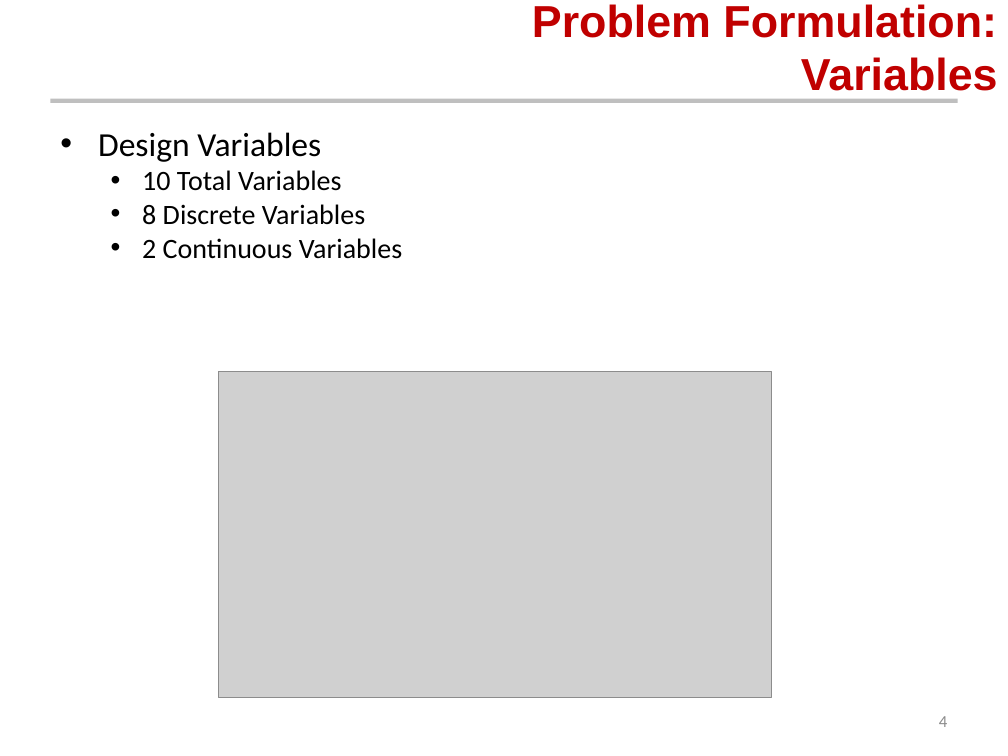
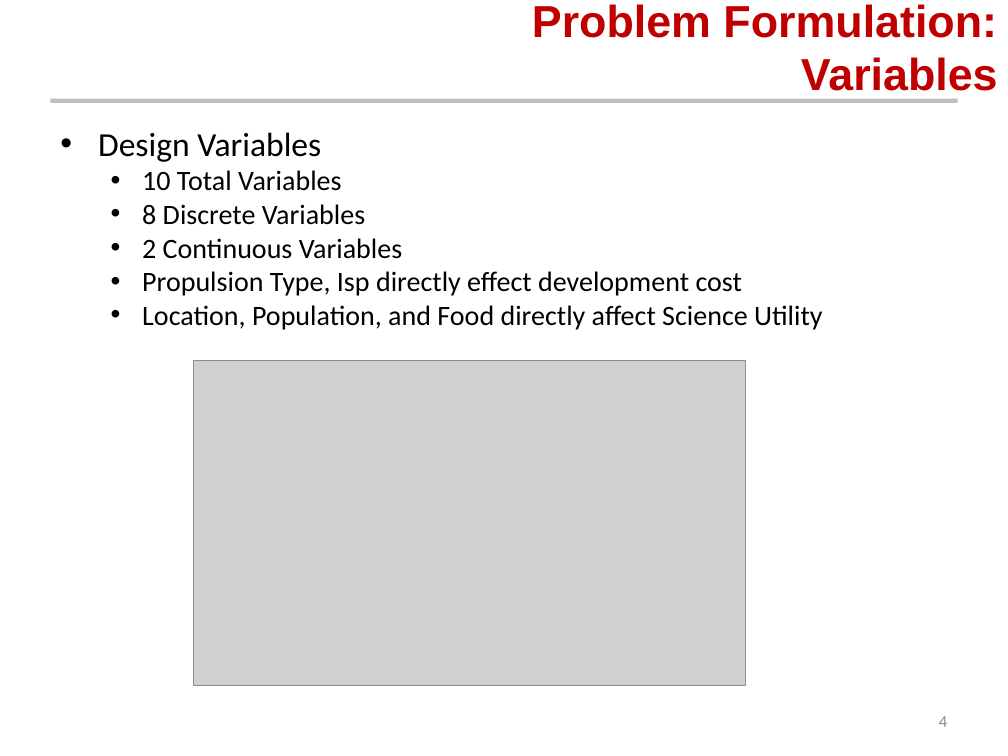
Before and after one commit to AeroSigma/Mars2040, a slide deck: slide 4 of MSDO/Assignment5/Mars 2040 Optimization Presentation.pptx. Drawn at 1008x756 pixels with LibreOffice and Linux fonts; fonts in the diff are those of the drawing; grey boxes stand for pictures; background and template pictures are left out. Boxes give left, top, right and bottom in pixels: in the first picture for what was removed or moved away, otherwise in the second. Text is boxed around its words. In the diff, an @@ line names an element or a change of style, - is before the commit and + after.

```diff
--- a/MSDO/Assignment5/Mars 2040 Optimization Presentation.pptx
+++ b/MSDO/Assignment5/Mars 2040 Optimization Presentation.pptx
@@ text at (142, 271, 822, 330): paragraphs added @@
+  • Propulsion Type, Isp directly effect development cost
+  • Location, Population, and Food directly affect Science Utility
@@ picture: place and size @@
-picture at (219, 372, 771, 698)
+picture at (194, 360, 746, 685)
```
Also in this commit, not shown: 2 other slides changed, 2 other files.
